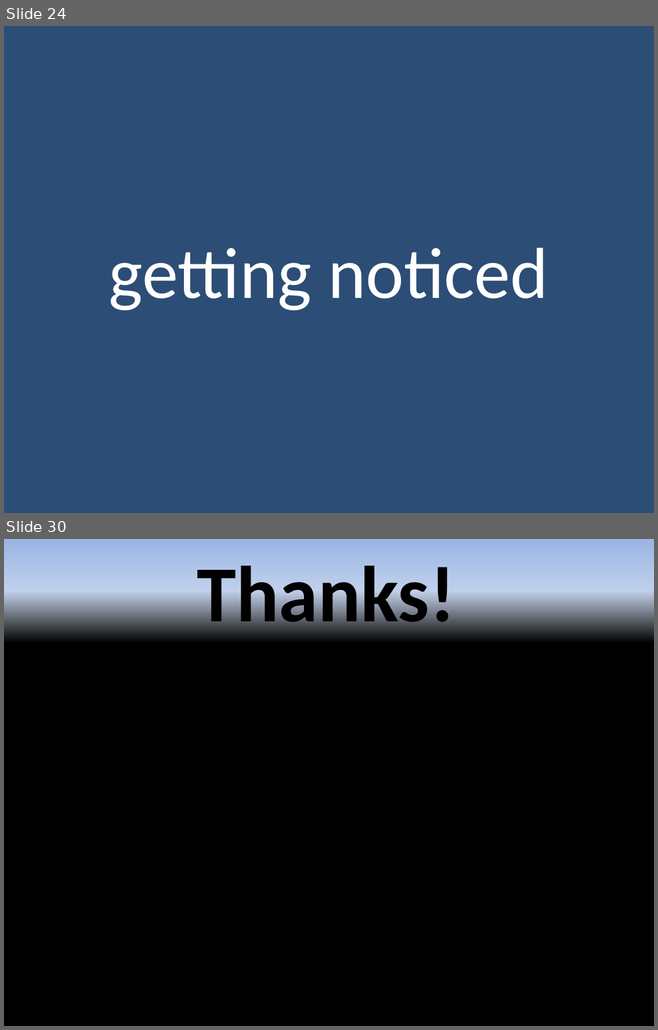
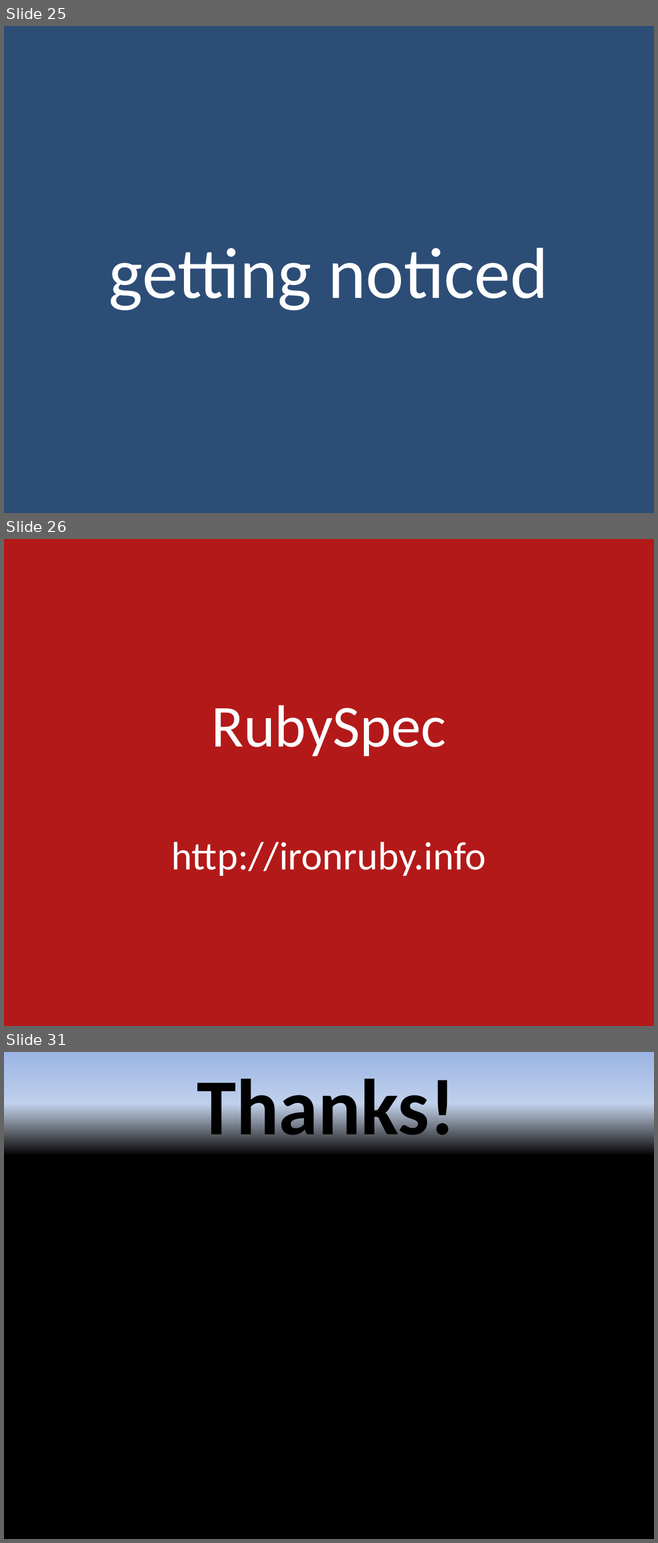
Before and after one commit to jschementi/railsconf09, a slide deck: railsconf09-jschementi.pptx. Shown one above the other, each under a label of ours: slides 24 and 30 before the commit, slides 25, 26 and 31 after it; the slides between them are not shown. The pictures are 658x1030 and 658x1543 pixels, drawn with LibreOffice and Linux fonts; fonts in the diff are those of the drawing; background and template pictures are left out. Boxes give left, top, right and bottom in pixels: in the first picture for what was removed or moved away, otherwise in the second. Text is boxed around its words. In the diff, an @@ line names an element or a change of style, - is before the commit and + after.

```diff
--- a/railsconf09-jschementi.pptx
+++ b/railsconf09-jschementi.pptx
@@ slide 26 added at (x1=4, y1=539, x2=654, y2=1026), background #B31919 @@
@@ title added at (x1=172, y1=705, x2=486, y2=876), 44 pt, text #FFFFFF @@
+RubySpec
+http://ironruby.info
@@ what was slide 24 is now slide 25 @@
@@ what was slide 30 is now slide 31 @@
```
Also in this commit, not shown: 9 slides changed, 1 slide removed.
